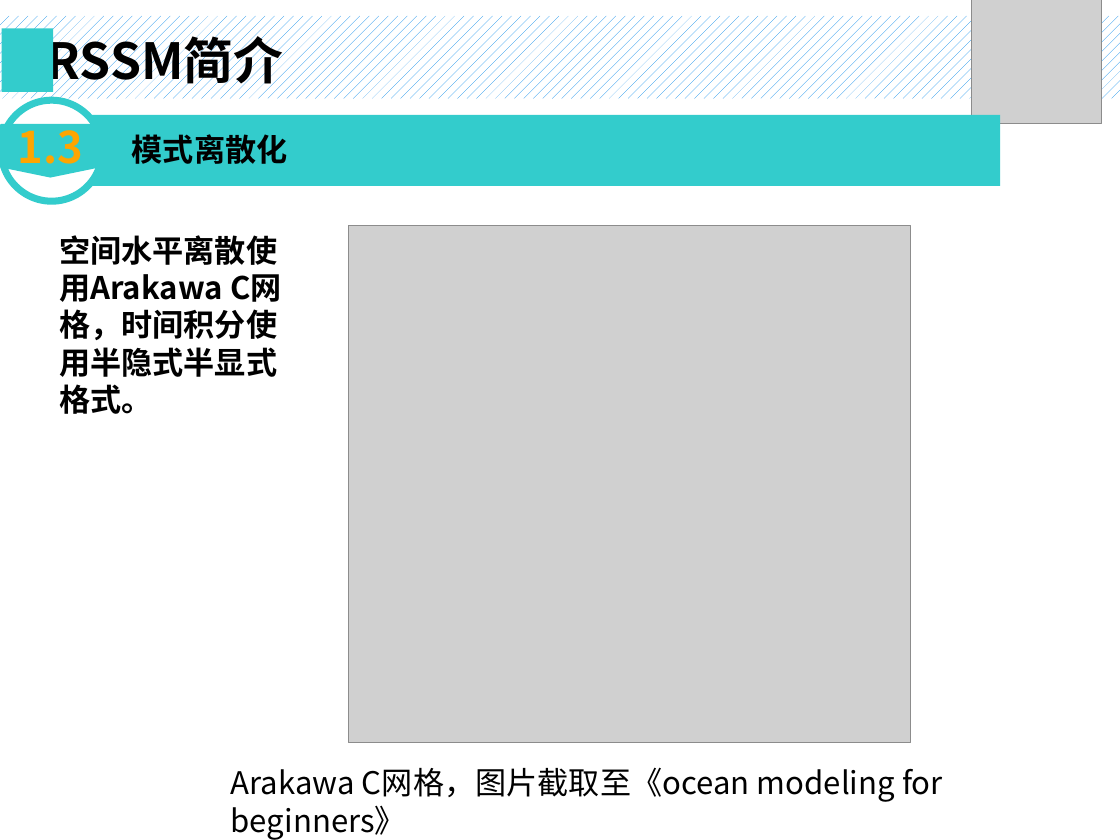
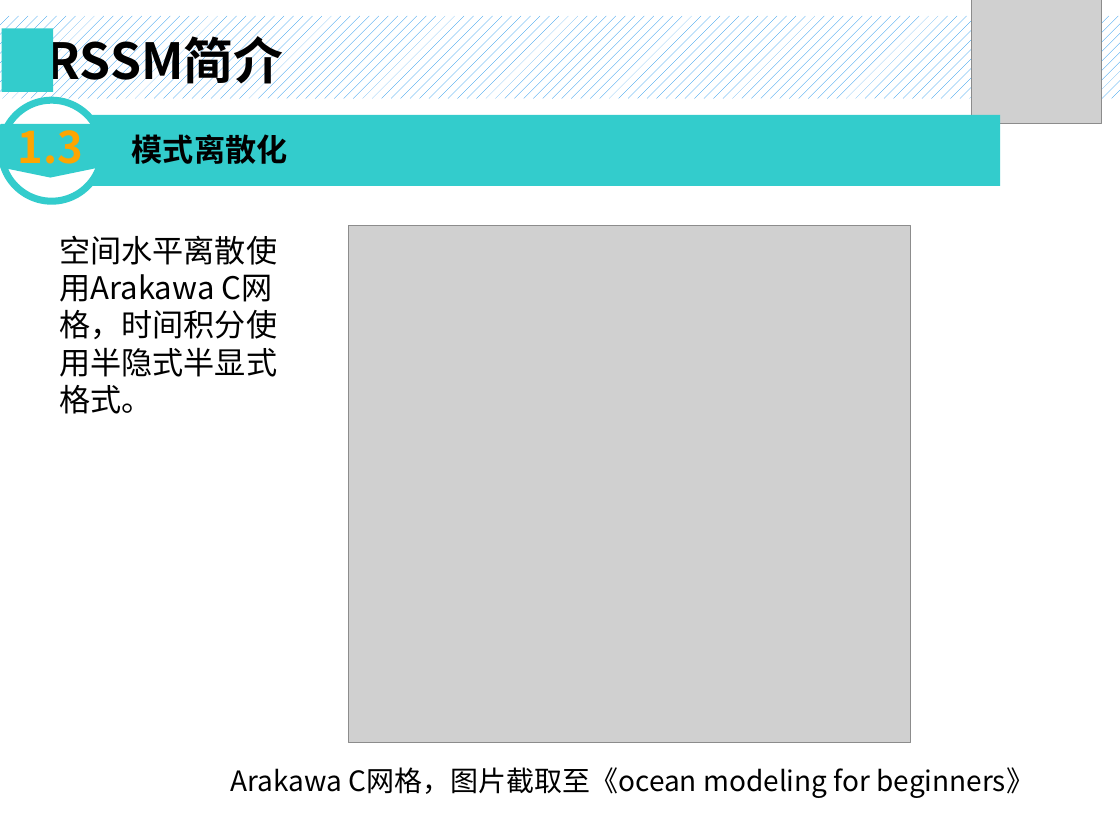
Before and after one commit to islandowner95/RSSM, a slide deck: slide 6 of doc/RSSM_V1.0_Introduction.pptx (slide 5 before the commit). Drawn at 1120x840 pixels with LibreOffice and Linux fonts; fonts in the diff are those of the drawing; grey boxes stand for pictures. Boxes give left, top, right and bottom in pixels: in the first picture for what was removed or moved away, otherwise in the second. Text is boxed around its words. In the diff, an @@ line names an element or a change of style, - is before the commit and + after.

```diff
--- a/doc/RSSM_V1.0_Introduction.pptx
+++ b/doc/RSSM_V1.0_Introduction.pptx
@@ text "空间水平离散使用Arakawa C网格，时间积分使用半隐式半显式格式。" at [59,235,277,414]: bold off @@
@@ text "Arakawa C网格，图片截取至《ocean modeling for beginners》" at [231,767,1035,798]: size 20 to 18 pt @@
```
Also in this commit, not shown: 12 other slides changed, 8 slides added.
